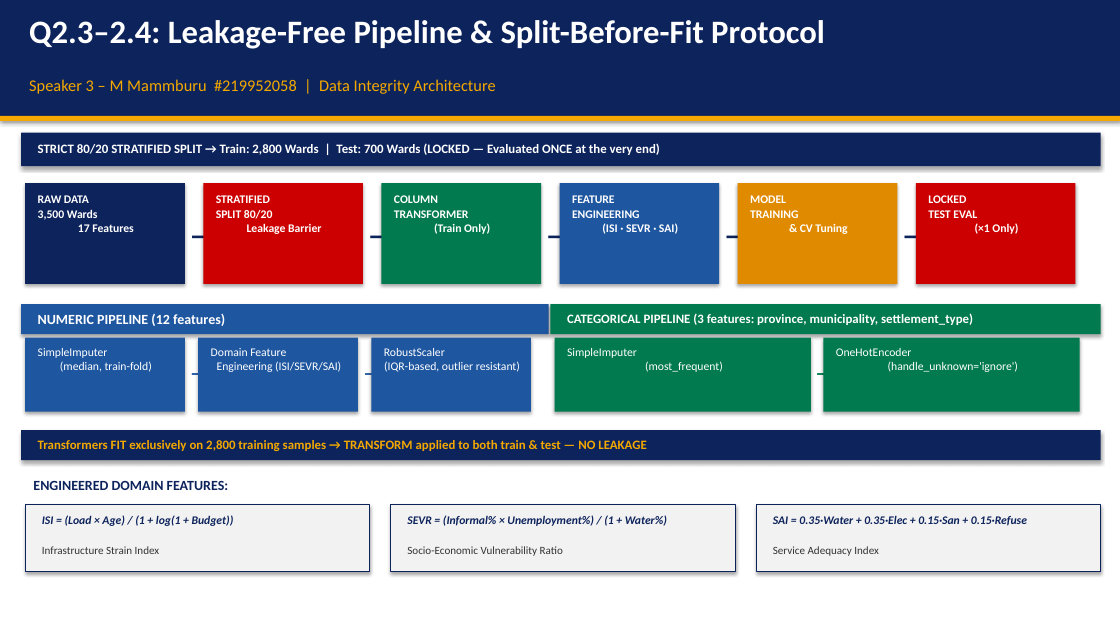
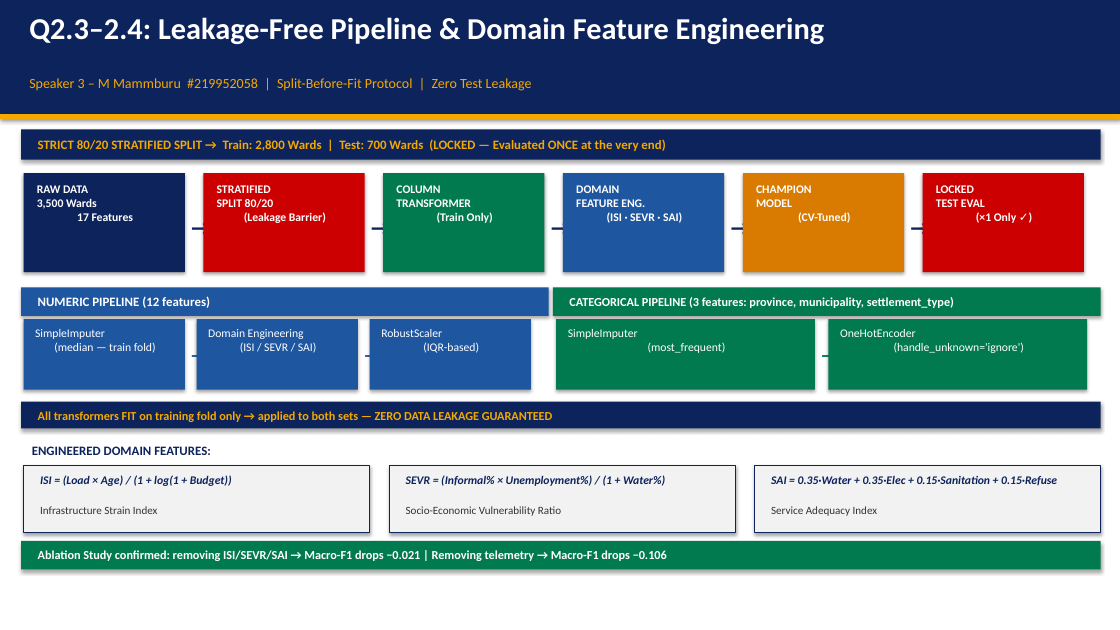
Before and after one commit to mrTruth-code/South-African-Municipal-Service-Delivery-Risk-Triage-System, a slide deck: slide 8 of docs/presentation.pptx. Drawn at 1120x630 pixels with LibreOffice and Linux fonts; fonts in the diff are those of the drawing. Boxes give left, top, right and bottom in pixels: in the first picture for what was removed or moved away, otherwise in the second. Text is boxed around its words. In the diff, an @@ line names an element or a change of style, - is before the commit and + after.

```diff
--- a/docs/presentation.pptx
+++ b/docs/presentation.pptx
@@ text at <box>29,17,825,44</box>: text changed; size 28 to 26 pt @@
-Q2.3–2.4: Leakage-Free Pipeline & Split-Before-Fit Protocol
+Q2.3–2.4: Leakage-Free Pipeline & Domain Feature Engineering
@@ text at <box>29,78,532,91</box>: text changed; size 14 to 12 pt @@
-Speaker 3 – M Mammburu #219952058 | Data Integrity Architecture
+Speaker 3 – M Mammburu #219952058 | Split-Before-Fit Protocol | Zero Test Leakage
@@ text "STRICT 80/20 STRATIFIED SPLIT → ..." at <box>38,139,665,151</box>: text colour #FFFFFF to #F4A900 @@
@@ 3 rectangles, 2 texts: place and size @@
-3 rectangles, 2 texts at <box>25,183,541,284</box>
+3 rectangles, 2 texts at <box>24,173,544,272</box>
@@ 3 rectangles: place and size @@
-3 rectangles at <box>560,183,1075,284</box>
+3 rectangles at <box>563,173,1084,272</box>
@@ rectangle at <box>743,173,904,272</box>: fill #E08A00 to #D97B00 @@
@@ text at <box>217,185,326,223</box>: text changed @@
-STRATIFIED
-SPLIT 80/20
-Leakage Barrier
+STRATIFIED
+SPLIT 80/20
+(Leakage Barrier)
@@ text at <box>576,185,682,223</box>: text changed @@
-FEATURE
-ENGINEERING
-(ISI · SEVR · SAI)
+DOMAIN
+FEATURE ENG.
+(ISI · SEVR · SAI)
@@ text at <box>756,185,850,223</box>: text changed @@
-MODEL
-TRAINING
-& CV Tuning
+CHAMPION
+MODEL
+(CV-Tuned)
@@ text at <box>936,185,1017,223</box>: text changed @@
-LOCKED
-TEST EVAL
-(×1 Only)
+LOCKED
+TEST EVAL
+(×1 Only ✓)
@@ 2 texts, 1 rectangle: place and size @@
-2 texts, 1 rectangle at <box>21,133,1101,255</box>
+2 texts, 1 rectangle at <box>21,129,1101,245</box>
@@ size 20 to 18 pt in 5 elements at <box>183,210,208,245</box>, <box>363,210,388,245</box>, <box>543,210,568,245</box>, <box>723,210,748,245</box>, <box>902,210,928,245</box> @@
@@ 3 texts: place and size @@
-3 texts at <box>539,217,923,255</box>
+3 texts at <box>543,210,928,245</box>
@@ 2 texts, 1 rectangle: place and size @@
-2 texts, 1 rectangle at <box>21,304,973,334</box>
+2 texts, 1 rectangle at <box>21,287,954,316</box>
@@ text "NUMERIC PIPELINE (12 features)" at <box>38,296,210,308</box>: size 12 to 11 pt @@
@@ rectangle: place and size @@
-rectangle at <box>550,304,1101,334</box>
+rectangle at <box>553,287,1101,316</box>
@@ text "CATEGORICAL PIPELINE (3 features: province, ..." at <box>569,297,954,308</box>: size 11 to 10.5 pt @@
@@ text at <box>35,329,156,353</box>: text changed @@
-SimpleImputer
-(median, train-fold)
+SimpleImputer
+(median — train fold)
@@ text at <box>208,329,316,353</box>: text changed @@
-Domain Feature
-Engineering (ISI/SEVR/SAI)
+Domain Engineering
+(ISI / SEVR / SAI)
@@ text at <box>381,329,479,353</box>: text changed @@
-RobustScaler
-(IQR-based, outlier resistant)
+RobustScaler
+(IQR-based)
@@ text "SimpleImputer (most_frequent)": place and size @@
-text "SimpleImputer (most_frequent)" at <box>567,348,723,372</box>
+text "SimpleImputer (most_frequent)" at <box>568,329,726,353</box>
@@ rectangle: place and size @@
-rectangle at <box>823,338,1080,412</box>
+rectangle at <box>828,319,1087,390</box>
@@ text "OneHotEncoder (handle_unknown='ignore')": place and size @@
-text "OneHotEncoder (handle_unknown='ignore')" at <box>836,348,1018,372</box>
+text "OneHotEncoder (handle_unknown='ignore')" at <box>840,329,1024,353</box>
@@ 4 rectangles, 2 texts: place and size @@
-4 rectangles, 2 texts at <box>25,338,811,412</box>
+4 rectangles, 2 texts at <box>24,319,815,390</box>
@@ text "→": place and size @@
-text "→" at <box>808,360,829,390</box>
+text "→" at <box>813,341,832,370</box>
@@ rectangle: place and size @@
-rectangle at <box>21,430,1101,460</box>
+rectangle at <box>21,402,1101,429</box>
@@ text at <box>38,411,553,422</box>: text changed; size 11 to 10.5 pt @@
-Transformers FIT exclusively on 2,800 training samples → TRANSFORM applied to both train & test — NO LEAKAGE
+All transformers FIT on training fold only → applied to both sets — ZERO DATA LEAKAGE GUARANTEED
@@ text "ENGINEERED DOMAIN FEATURES:" at <box>32,446,211,455</box>: size 12 to 11 pt @@
@@ text "ENGINEERED DOMAIN FEATURES:": place and size @@
-text "ENGINEERED DOMAIN FEATURES:" at <box>33,481,229,490</box>
+text "ENGINEERED DOMAIN FEATURES:" at <box>32,446,211,455</box>
@@ 5 texts, 3 rectangles: place and size @@
-5 texts, 3 rectangles at <box>25,504,1101,571</box>
+5 texts, 3 rectangles at <box>24,465,1101,533</box>
@@ text at <box>771,476,1057,486</box>: text changed @@
-SAI = 0.35·Water + 0.35·Elec + 0.15·San + 0.15·Refuse
+SAI = 0.35·Water + 0.35·Elec + 0.15·Sanitation + 0.15·Refuse
@@ rectangle added at <box>21,541,1101,570</box>, fill #007A4E @@
@@ text added at <box>38,550,667,561</box>, 10.5 pt, text #FFFFFF, bold @@
+Ablation Study confirmed: removing ISI/SEVR/SAI → Macro-F1 drops −0.021 | Removing telemetry → Macro-F1 drops −0.106
```
Also in this commit, not shown: 17 other slides changed, 1 slide added, 1 slide removed, 1 other file.
